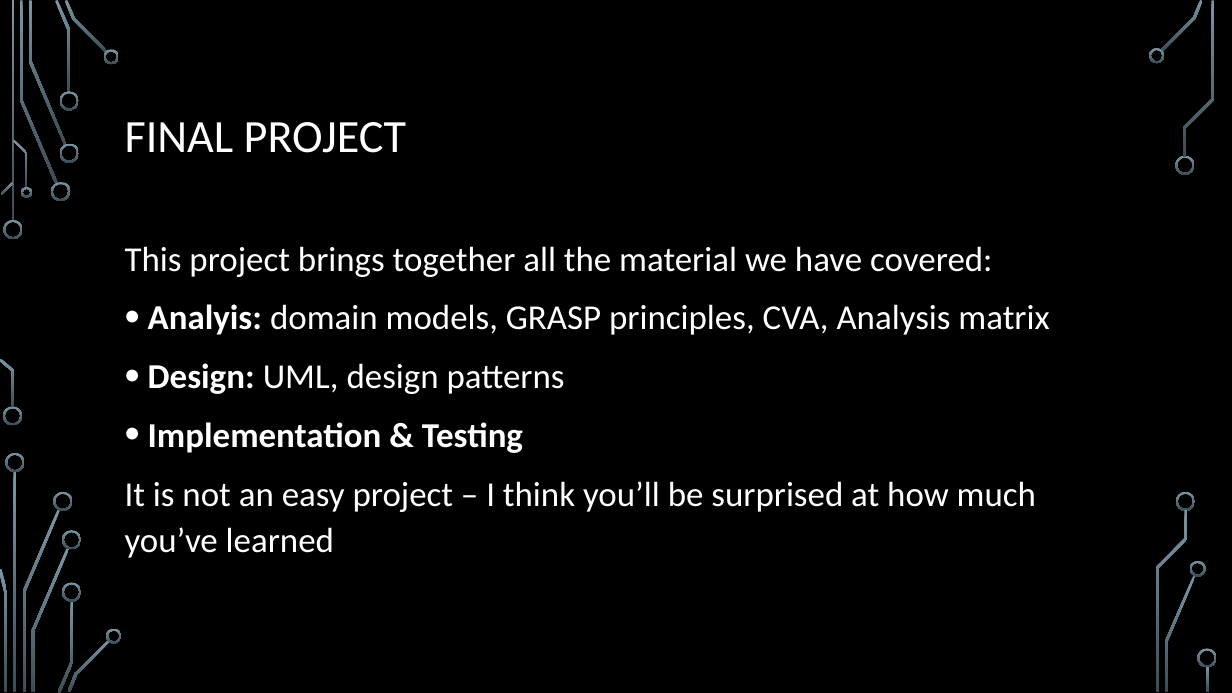
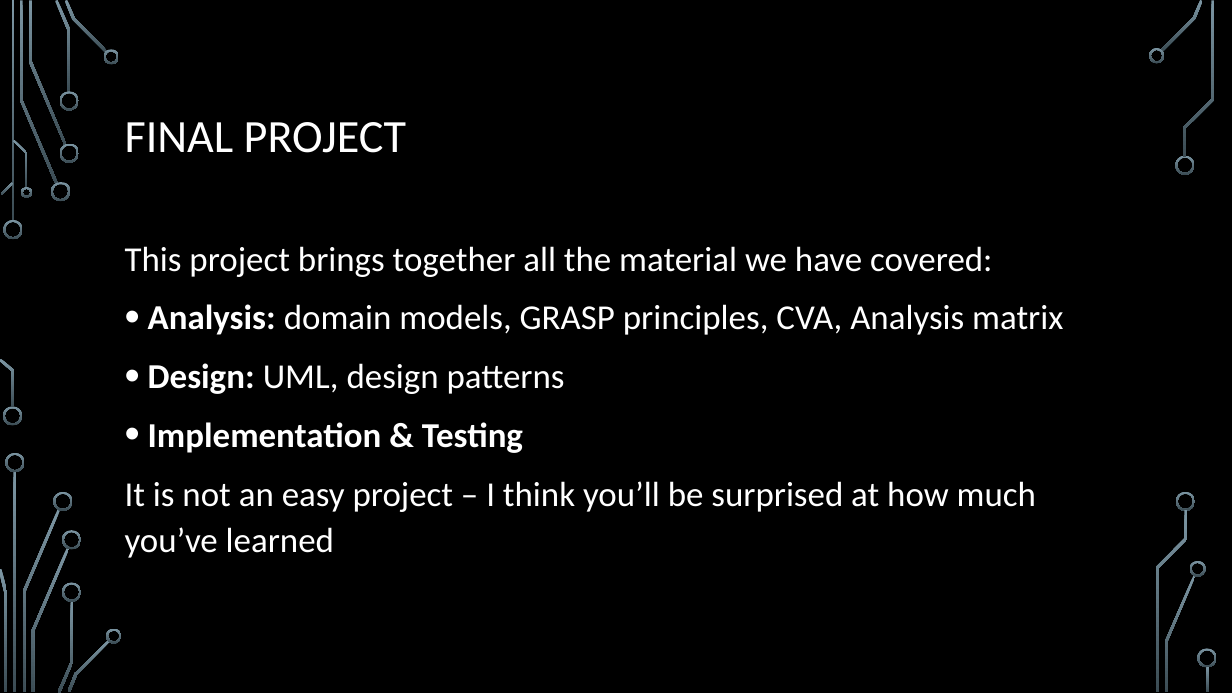
Before and after one commit to egges/mso, a slide deck: slide 28 of slides/702 - CVA - Matrix.pptx. Drawn at 1232x693 pixels with LibreOffice and Linux fonts; fonts in the diff are those of the drawing; background and template pictures are left out. Boxes give left, top, right and bottom in pixels: in the first picture for what was removed or moved away, otherwise in the second. Text is boxed around its words. In the diff, an @@ line names an element or a change of style, - is before the commit and + after.

Commit message:
Added decorator slides. Minor fix in CVA-matrix slides.

```diff
--- a/slides/702 - CVA - Matrix.pptx
+++ b/slides/702 - CVA - Matrix.pptx
@@ text at [148,304,1063,335]: text changed @@
-• Analyis: domain models, GRASP principles, CVA, Analysis matrix
+• Analysis: domain models, GRASP principles, CVA, Analysis matrix
```
Also in this commit, not shown: 1 other file.
